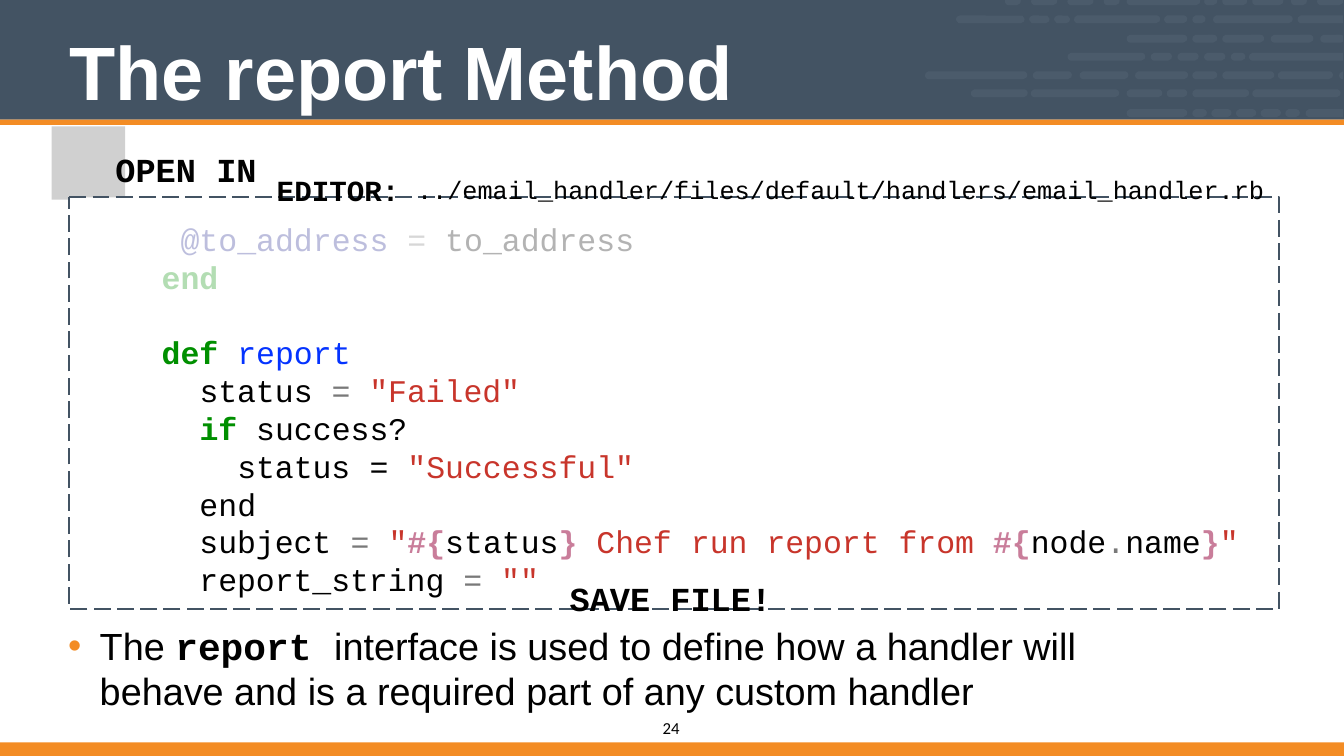
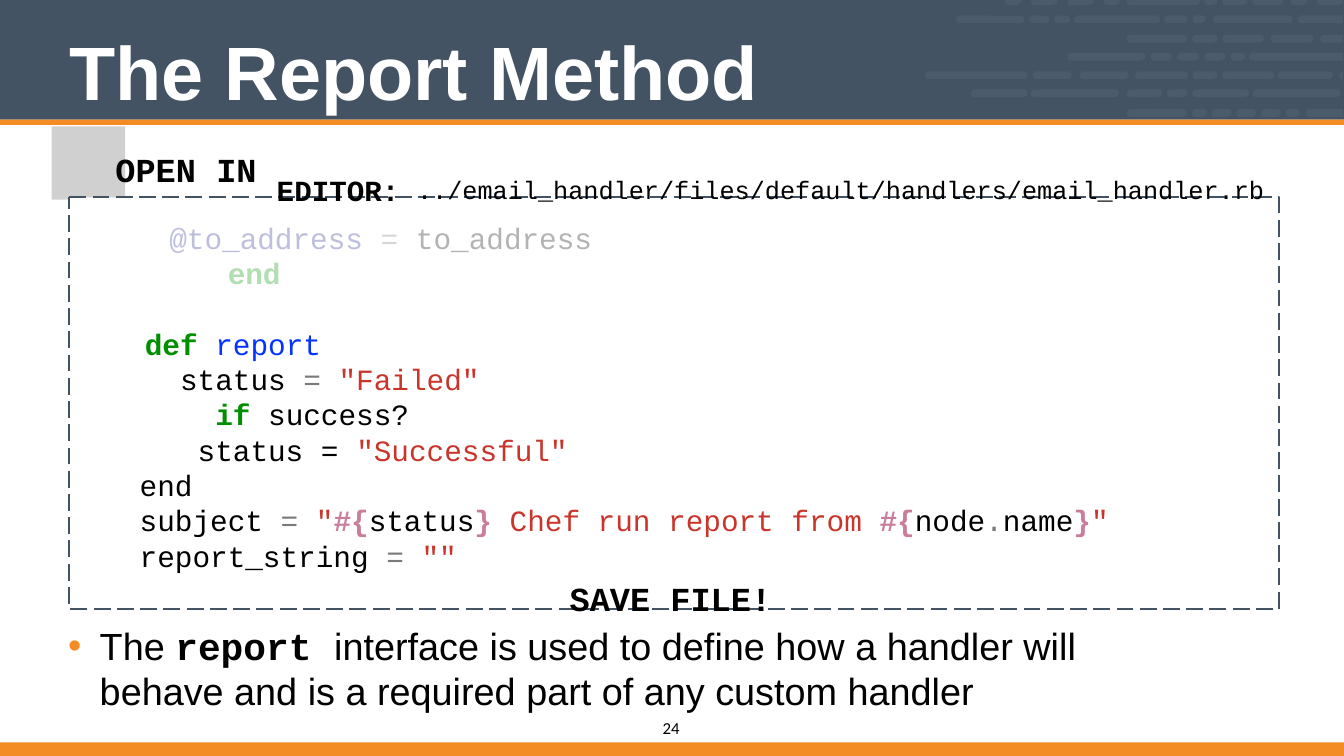
Before and after one commit to vinyar/chef-intermediate, a slide deck: slide 24 of Modules/08-Chef_Intermediate.pptx. Drawn at 1344x756 pixels with LibreOffice and Linux fonts; fonts in the diff are those of the drawing; grey boxes stand for pictures. Boxes give left, top, right and bottom in pixels: in the first picture for what was removed or moved away, otherwise in the second. Text is boxed around its words. In the diff, an @@ line names an element or a change of style, - is before the commit and + after.

```diff
--- a/Modules/08-Chef_Intermediate.pptx
+++ b/Modules/08-Chef_Intermediate.pptx
@@ title at <box>69,45,758,114</box>: text changed @@
-The report Method
+The Report Method
@@ freeform shape: place and size @@
-freeform shape at <box>94,222,915,303</box>
+freeform shape at <box>104,211,723,292</box>
@@ text in freeform shape at <box>140,228,1109,573</box>: text added @@
+@to_address = to_address
+end
+def report
+status = "Failed"
+if success?
+status = "Successful"
+end
+subject = "#{status} Chef run report from #{node.name}"
+report_string = ""
@@ text removed at <box>162,228,634,289</box> @@
-@to_address = to_address
-end
@@ text removed at <box>162,342,520,441</box> @@
-def report
-status = "Failed"
-if success?
@@ text removed at <box>199,457,350,560</box> @@
-status end subject
@@ text removed at <box>407,455,634,479</box> @@
-= "Successful"
@@ text removed at <box>389,531,671,560</box> @@
-= "#{status} Chef
@@ text removed at <box>691,531,1239,560</box> @@
-run report from #{node.name}"
@@ text removed at <box>199,568,444,598</box> @@
-report_string = ""
```
Also in this commit, not shown: 29 other slides changed, 1 slide removed.
